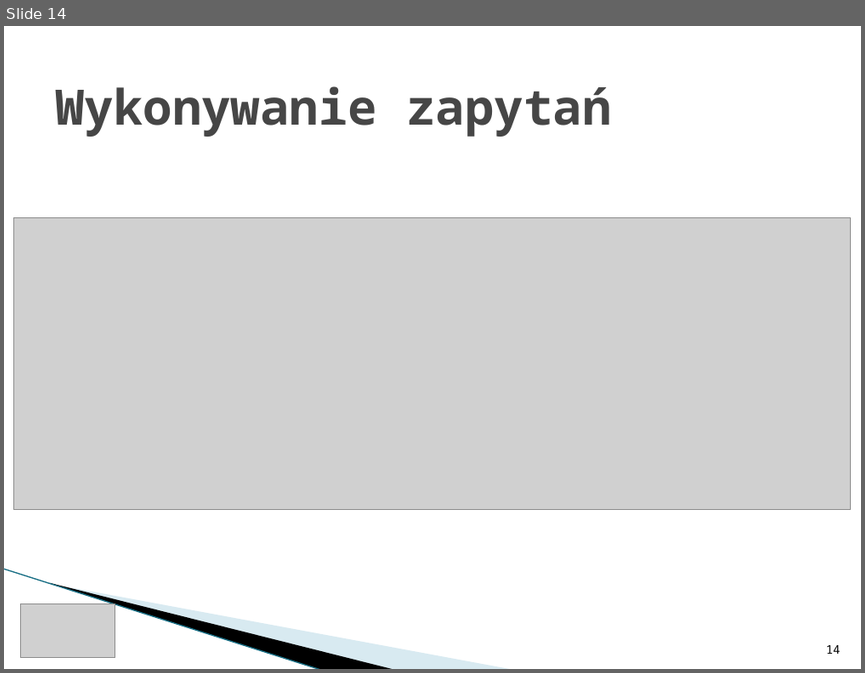
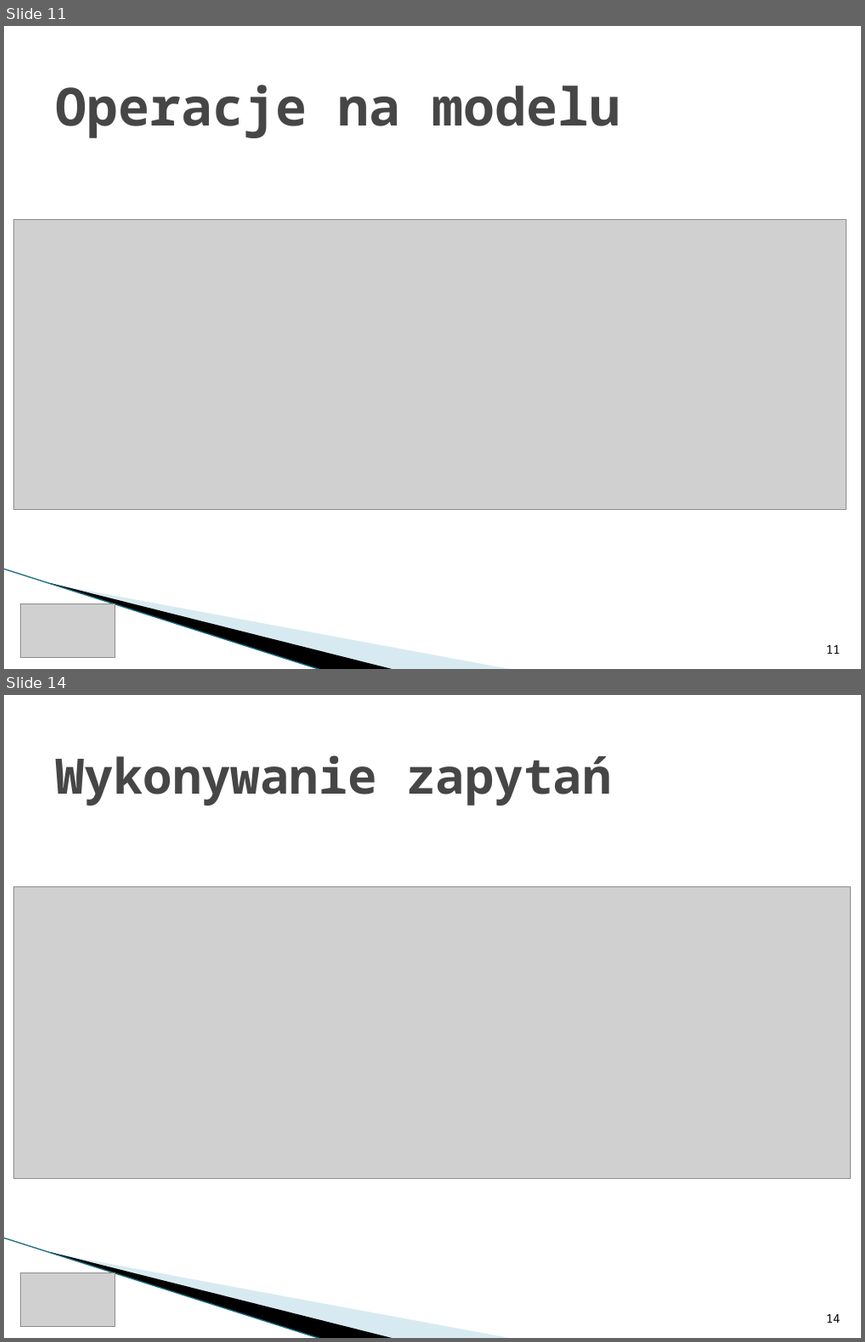
Before and after one commit to rwoszczyk/Training, a slide deck: ItKrd_EF.pptx. Shown one above the other, each under a label of ours: slide 14 before the commit, slides 11 and 14 after it; the slides between them are not shown. The pictures are 865x673 and 865x1342 pixels, drawn with LibreOffice and Linux fonts; fonts in the diff are those of the drawing; grey boxes stand for pictures; background and template pictures are left out. Boxes give left, top, right and bottom in pixels: in the first picture for what was removed or moved away, otherwise in the second. Text is boxed around its words. In the diff, an @@ line names an element or a change of style, - is before the commit and + after.

```diff
--- a/ItKrd_EF.pptx
+++ b/ItKrd_EF.pptx
@@ slide 11 added at <box>4,26,861,669</box>, background #FFFFFF; not listed: 3 template elements that a slide beside it also shows @@
@@ title added at <box>55,85,621,138</box>, 44 pt, text #464646, bold @@
+Operacje na modelu
@@ picture added at <box>14,219,846,510</box> @@
@@ picture added at <box>21,603,115,658</box> @@
@@ page number added at <box>826,645,840,653</box>, 10 pt, text #000000 @@
+11
```
Also in this commit, not shown: 13 slides changed, 4 other slides added, 2 slides removed, 13 other files.
